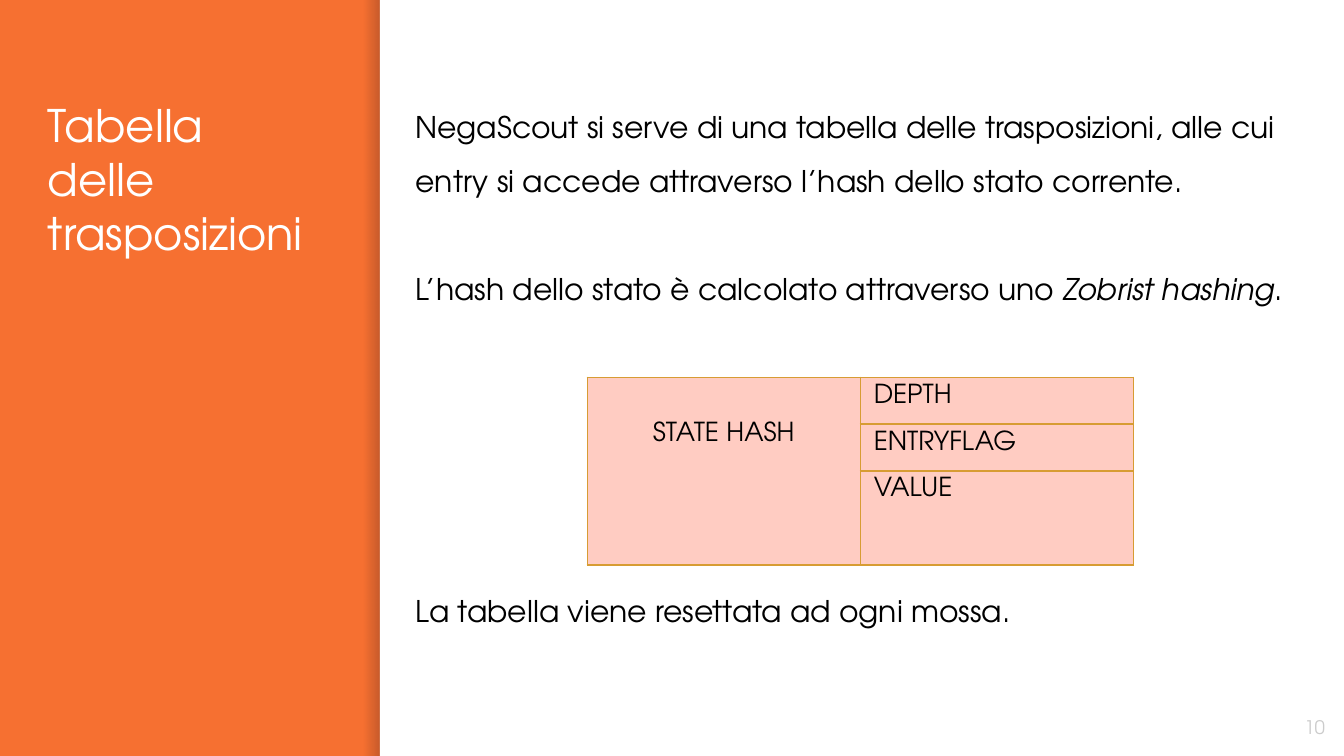
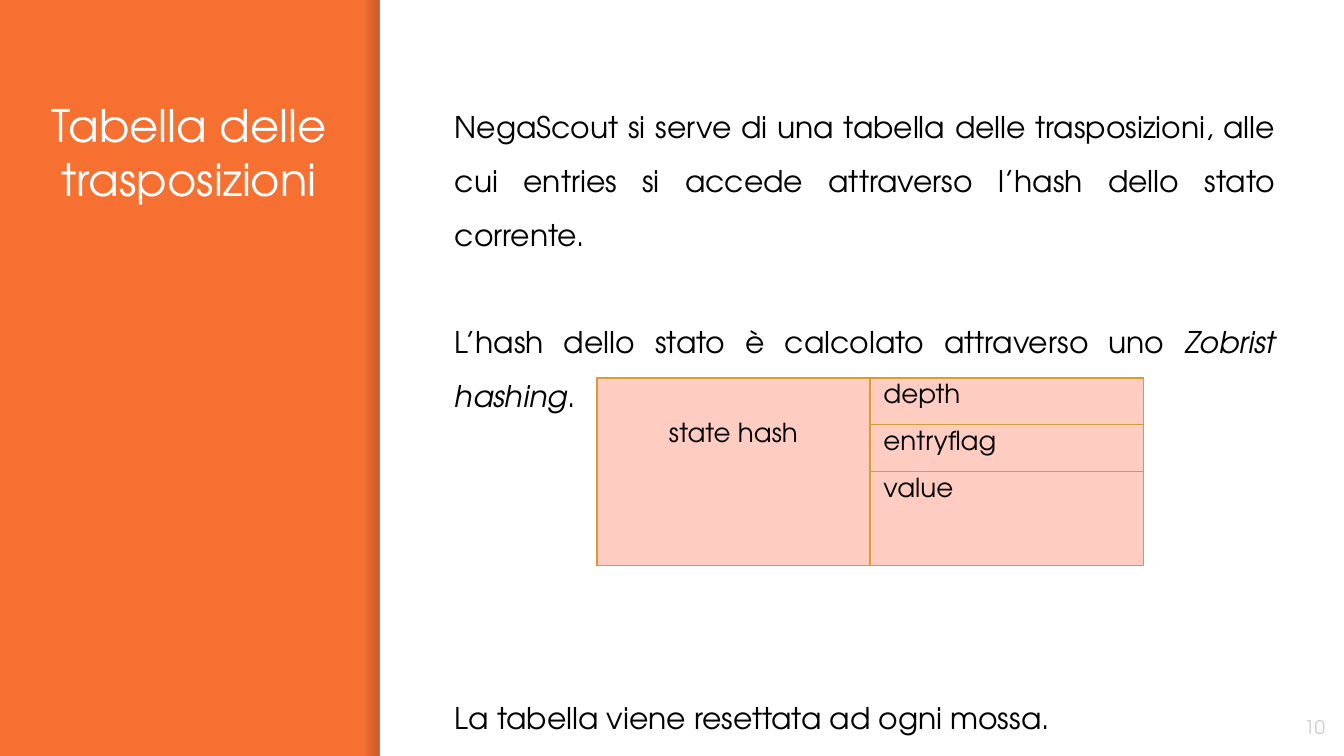
Before and after one commit to graitanto21/MillGates, a slide deck: slide 10 of Presentation/MillGates.pptx. Drawn at 1344x756 pixels with LibreOffice and Linux fonts; fonts in the diff are those of the drawing. Boxes give left, top, right and bottom in pixels: in the first picture for what was removed or moved away, otherwise in the second. Text is boxed around its words. In the diff, an @@ line names an element or a change of style, - is before the commit and + after.

Commit message:
minor presentation changes

```diff
--- a/Presentation/MillGates.pptx
+++ b/Presentation/MillGates.pptx
@@ title "Tabella delle trasposizioni" at (x1=52, y1=109, x2=327, y2=205): alignment left to centre @@
@@ text "NegaScout si serve di una ..." moved from (x1=416, y1=115, x2=1283, y2=629) to (x1=455, y1=115, x2=1276, y2=736) @@
@@ text at (x1=455, y1=115, x2=1275, y2=247): text changed @@
-NegaScout si serve di una tabella delle trasposizioni, alle cui entry si accede attraverso l’hash dello stato corrente.
+NegaScout si serve di una tabella delle trasposizioni, alle cui entries si accede attraverso l’hash dello stato corrente.
@@ text at (x1=455, y1=330, x2=1276, y2=736): alignment left to justified @@
@@ table at (x1=597, y1=378, x2=1142, y2=519) @@
-row 1, column 1: STATE HASH
+row 1, column 1: state hash
-row 1, column 2: DEPTH
+row 1, column 2: depth
-row 2, column 2: ENTRYFLAG
+row 2, column 2: entryflag
-row 3, column 2: VALUE
+row 3, column 2: value
@@ table moved from (x1=587, y1=378, x2=1133, y2=519) to (x1=597, y1=378, x2=1142, y2=519) @@
```
Also in this commit, not shown: 9 other slides changed, 1 slide added.
